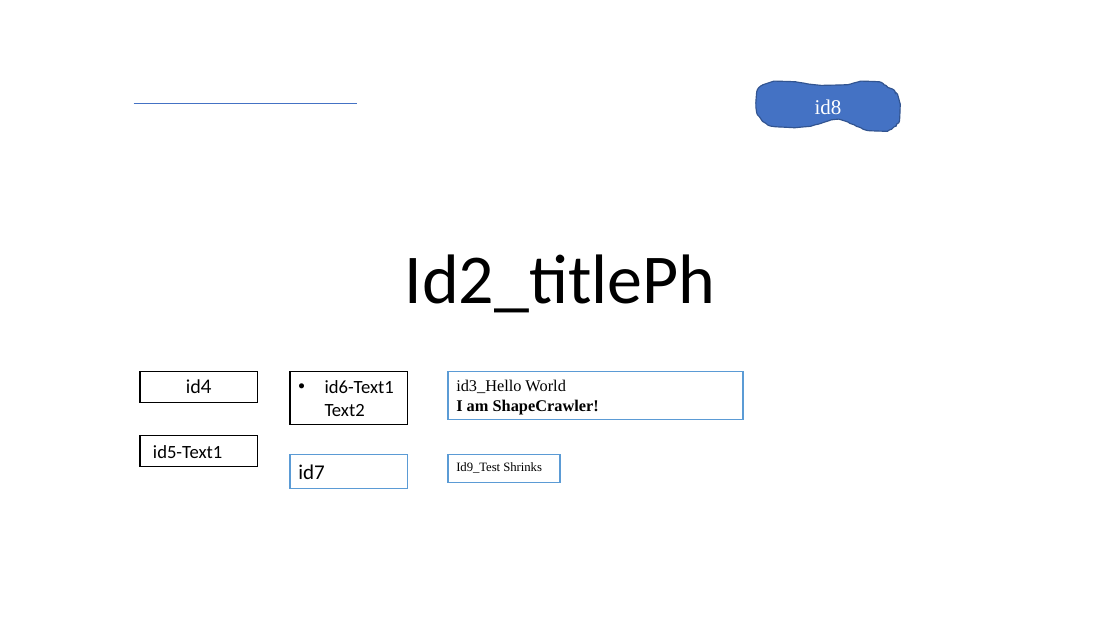
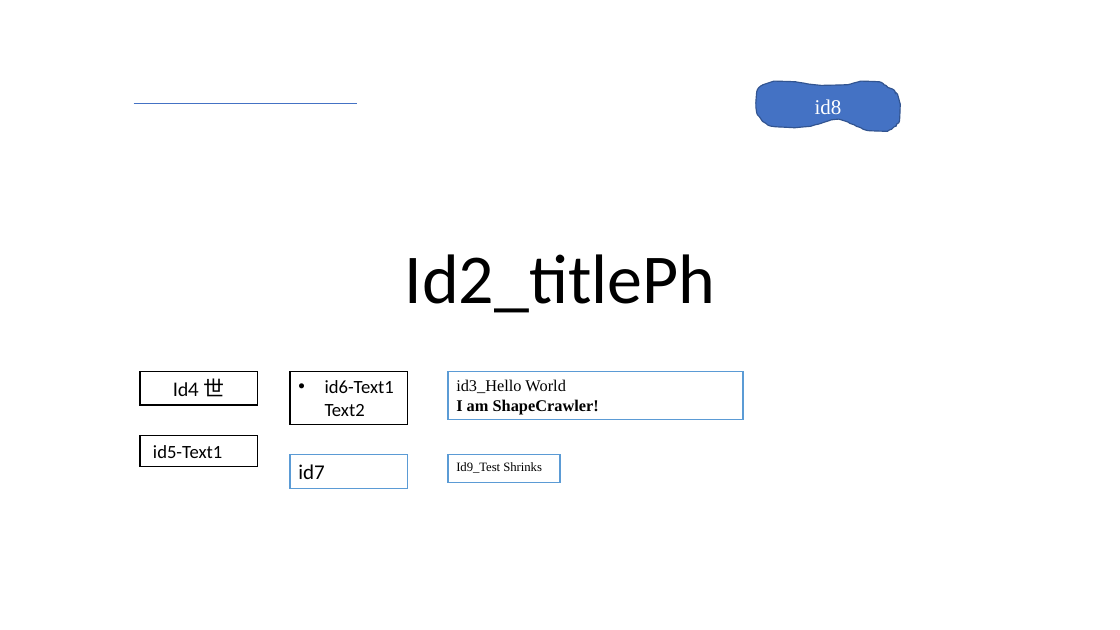
Before and after one commit to ShapeCrawler/ShapeCrawler, a slide deck: slide 1 of ShapeCrawler.Tests/Resource/001.pptx. Drawn at 1120x630 pixels with LibreOffice and Linux fonts; fonts in the diff are those of the drawing; background and template pictures are left out. Boxes give left, top, right and bottom in pixels: in the first picture for what was removed or moved away, otherwise in the second. Text is boxed around its words. In the diff, an @@ line names an element or a change of style, - is before the commit and + after.

```diff
--- a/ShapeCrawler.Tests/Resource/001.pptx
+++ b/ShapeCrawler.Tests/Resource/001.pptx
@@ text in rectangle at box(173, 378, 225, 397): text changed @@
-id4
+Id4 世
```
Also in this commit, not shown: 11 other files.
